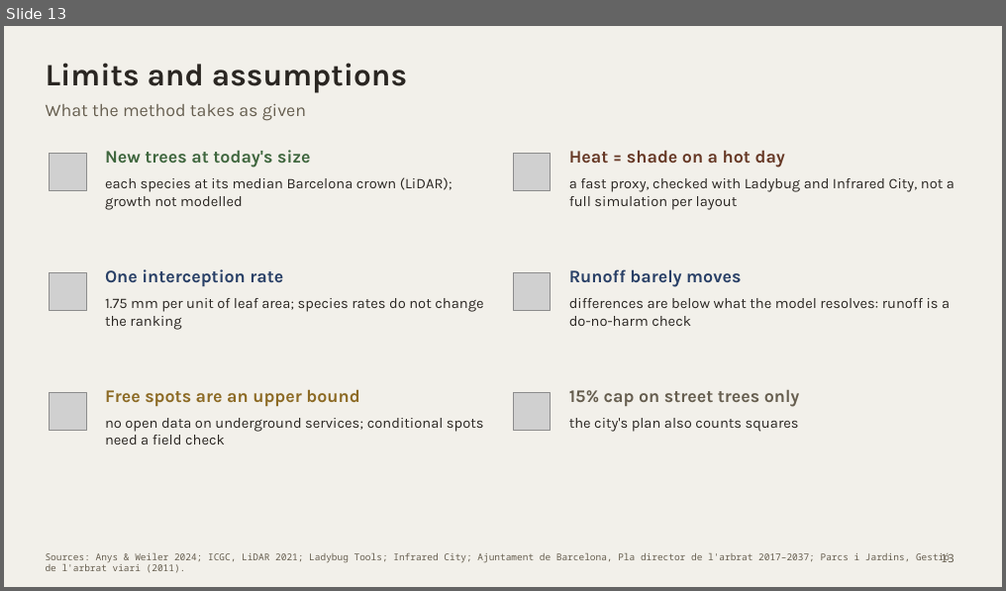
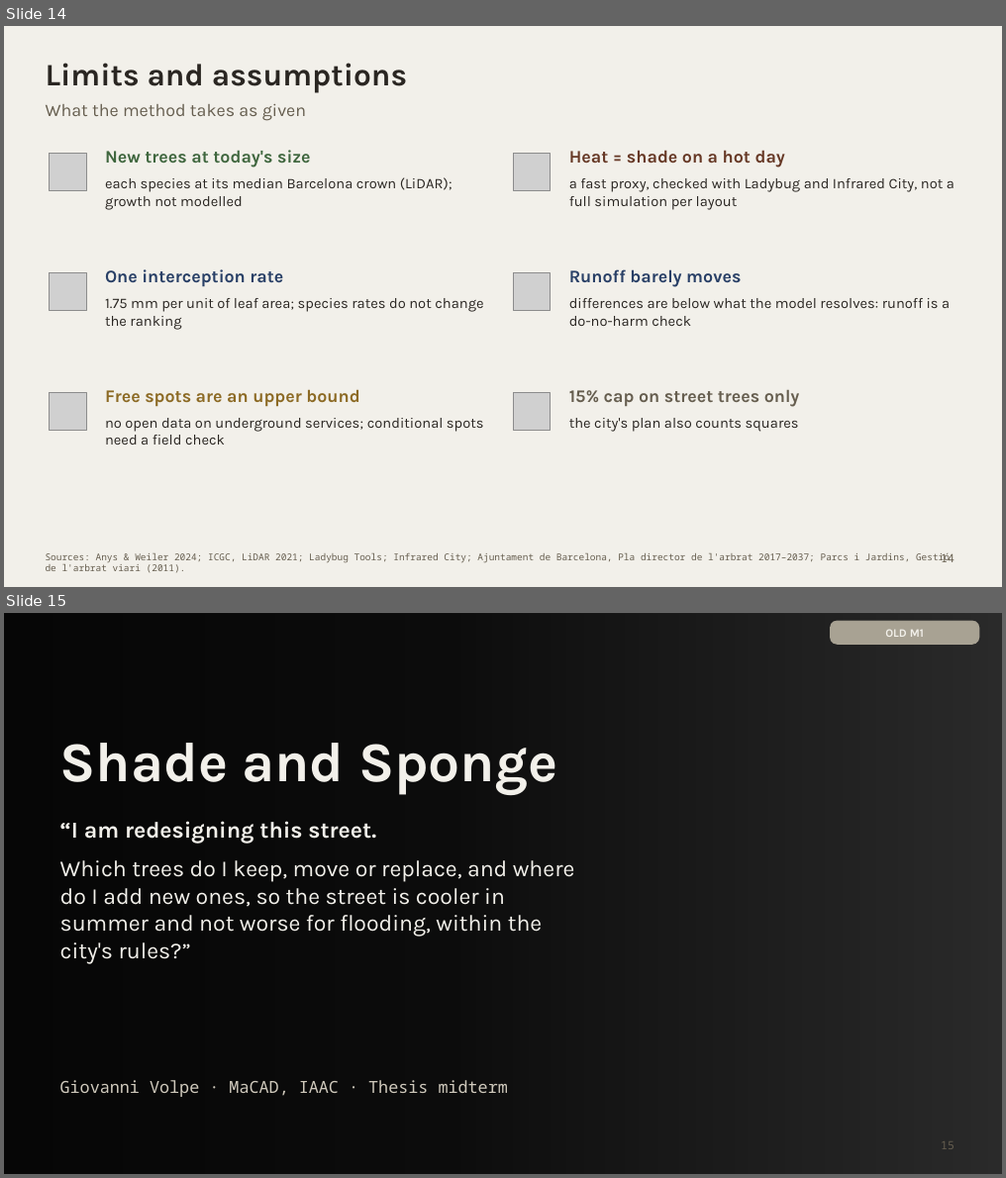
Before and after one commit to giofox96/shade-and-sponge, a slide deck: slides/final/shade_and_sponge_final_new.pptx. Shown one above the other, each under a label of ours: slide 13 before the commit, slides 14 and 15 after it. The pictures are 1006x591 and 1006x1178 pixels, drawn with LibreOffice and Linux fonts; fonts in the diff are those of the drawing; grey boxes stand for pictures; background and template pictures are left out; a plain dark background stands for a picture behind light text. Boxes give left, top, right and bottom in pixels: in the first picture for what was removed or moved away, otherwise in the second. Text is boxed around its words. In the diff, an @@ line names an element or a change of style, - is before the commit and + after.

```diff
--- a/slides/final/shade_and_sponge_final_new.pptx
+++ b/slides/final/shade_and_sponge_final_new.pptx
@@ slide 15 added at [4, 613, 1002, 1174], background picture (left out) @@
@@ rectangle added at [4, 613, 1002, 1174], fill gradient #000000 @@
@@ rounded rectangle added at [830, 621, 979, 645], fill #A8A293 @@
@@ text added at [885, 629, 924, 637], 11 pt, text #F2F0EA, bold @@
+OLD M1
@@ text added at [60, 743, 557, 795], 54 pt, text #F2F0EA, bold @@
+Shade and Sponge
@@ text added at [60, 821, 575, 964], 22 pt, text #F2F0EA @@
+“I am redesigning this street.
+Which trees do I keep, move or replace, and where do I add new ones, so the street is cooler in summer and not worse for flooding, within the city's rules?”
@@ text added at [60, 1080, 508, 1097], 16 pt, text #CFC9BC @@
+Giovanni Volpe · MaCAD, IAAC · Thesis midterm
@@ page number added at [941, 1142, 954, 1150], 11 pt, text #665E4F @@
+15
@@ what was slide 13 is now slide 14 @@
@@ page number at [941, 554, 954, 563]: text changed @@
-13
+14
```
Also in this commit, not shown: 24 other slides added, 1 other file.
